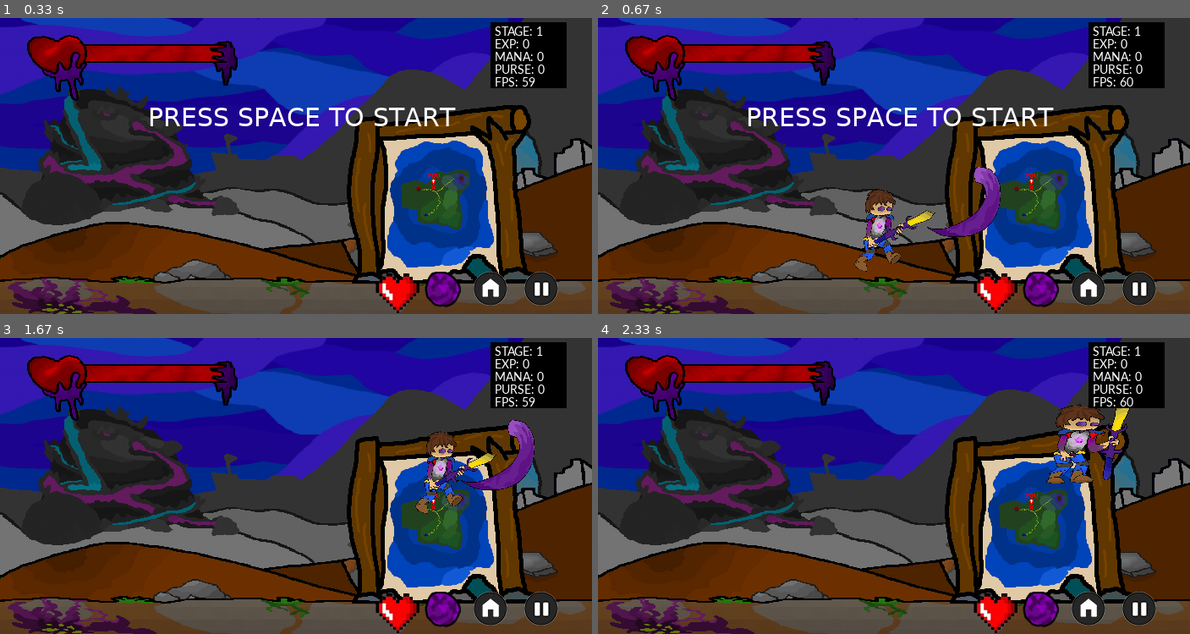
Above: before the commit, frames 1-4 (two rows, left to right).
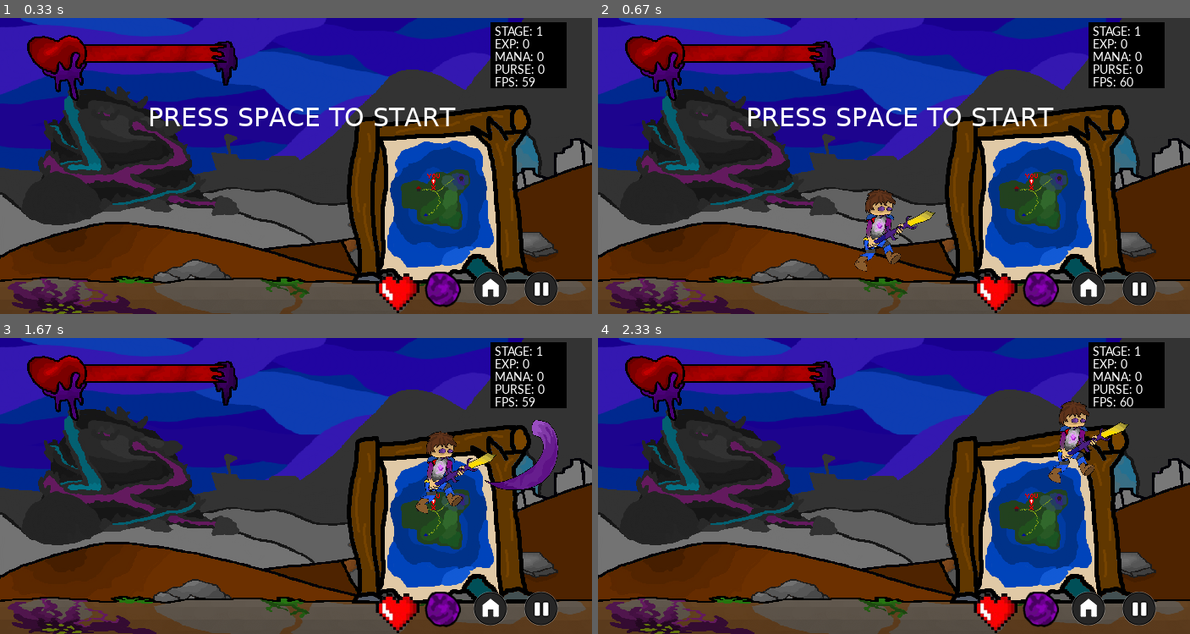
Above: after the commit, the same moments.

Repository: lolbit511/moribus-test-
Game: pygame game, started from Moribus/main.py
The game is run twice, just before and just after one commit, with the same random seed, the same clock (stepped at 60 frames per second) and the same inputs.
Inputs (mouse positions are in pixels of both pictures, inside the frame that each line leads up to):
- Up to frame 1 (0.33 s): no input
- Up to frame 2 (0.67 s): click "PRESS SPACE TO START" at 0.38 s
- Up to frame 3 (1.67 s): hold Right 0.67-1.13 s; tap Space at 0.73, 1.03 s; tap A at 1.17 s; click (153, 488) at 1.55 s
- Up to frame 4 (2.33 s): hold Up 1.83-2.13 s; tap Space at 1.9, 2.23 s; hold Right from 2.17 s (still down)

Frame 1 is identical in both runs. In frame 2, 0.9% of the frame differs, in the area x 55-68%, y 50-74%; in frame 3, 1.6%; in frame 4, 1.9%, in the area x 75-90%, y 21-50%.

Commit message:
thing
added sprites from swing attack
not yet changed player attacks

Diff:
--- a/Moribus/guru99.txt
+++ b/Moribus/guru99.txt
@@ -1,5 +1,5 @@
-10
-1
-2
-0
+15
 5
+5
+5
+5
--- a/Moribus/main.py
+++ b/Moribus/main.py
@@ -110,7 +110,7 @@
         # Combat
         self.attacking = False
         self.attack_frame = 0
-        self.attCD = 40
+        self.attCD = 150
 
         self.experience = 0
         self.mana = 0
@@ -191,10 +191,14 @@
         pressed_keys = pygame.key.get_pressed()
 
         # Accelerates the player in the direction of the key press
-        if pressed_keys[K_LEFT] or pressed_keys[K_a]:
-            self.acc.x = -ACC
-        if pressed_keys[K_RIGHT] or pressed_keys[K_d]:
-            self.acc.x = ACC
+        if player.attacking == False:
+            if pressed_keys[K_LEFT] or pressed_keys[K_a]:
+                self.acc.x = -ACC
+
+            if pressed_keys[K_RIGHT] or pressed_keys[K_d]:
+                self.acc.x = ACC
+
+
         # Formulas to calculate velocity while accounting for friction
         self.acc.x += self.vel.x * FRIC
         self.vel += self.acc
@@ -710,13 +714,14 @@
         rand_num = numpy.random.uniform(0, 50)
         # Checks for collision with the Player
         hits = pygame.sprite.spritecollide(self, Playergroup, False)
+        s_hits = pygame.sprite.spritecollide(self, Swings, False)
 
         # Checks for collision with Fireballs
         f_hits = pygame.sprite.spritecollide(self, Fireballs, False)
 
 
         # Activates upon either of the two expressions being true
-        if hits and player.attacking == True or f_hits:
+        if hits and player.attacking == True or f_hits or s_hits:
             if player.mana < 100: player.mana += self.mana  # Release mana
             player.experience += 1  # Release expeiriance
             self.kill()
@@ -861,12 +866,13 @@
 
         # Checks for collision with the Player
         hits = pygame.sprite.spritecollide(self, Playergroup, False)
+        s_hits = pygame.sprite.spritecollide(self, Swings, False)
 
         # Checks for collision with Fireballs
         f_hits = pygame.sprite.spritecollide(self, Fireballs, False)
 
         # Activates upon either of the two expressions being true
-        if hits and player.attacking == True or f_hits:
+        if hits and player.attacking == True or f_hits or s_hits:
             self.kill()
             handler.dead_enemy_count += 1
 
@@ -959,6 +965,9 @@
     def __init__(self):
         super().__init__()
         self.direction = player.direction
+        self.swoop_ani_L = [pygame.transform.flip(pygame.image.load("images/swing1.png"), True, False),pygame.transform.flip(pygame.image.load("images/swing2.png"), True, False)]
+        self.swoop_ani_L = [pygame.image.load("images/swing1.png"),pygame.image.load("images/swing2.png")]
+
         if self.direction == "RIGHT":
             self.image = pygame.transform.flip(pygame.image.load("images/swing.png"), True, False)
             self.image = pygame.transform.scale(self.image, (105, 105))
@@ -966,7 +975,11 @@
             self.image = pygame.image.load("images/swing.png")
             self.image = pygame.transform.scale(self.image, (105, 105))
         self.rect = self.image.get_rect(center=player.pos)
-        self.rect.x = player.pos.x
+
+        if self.direction == "RIGHT":
+            self.rect.x = player.pos.x + 10
+        else:
+            self.rect.x = player.pos.x - 80
         self.rect.y = player.pos.y - 70
 
     def attack(self):
@@ -984,9 +997,9 @@
                 displaysurface.blit(self.image, self.rect)
 
             if self.direction == "RIGHT":
-                self.rect.move_ip(3, 0)
+                self.rect.move_ip(6, 0)
             else:
-                self.rect.move_ip(-3, 0)
+                self.rect.move_ip(-6, 0)
         else:
             self.kill()
             player.attacking = False
Binary file added: Moribus/images/swing1.png
Binary file added: Moribus/images/swing2.png
